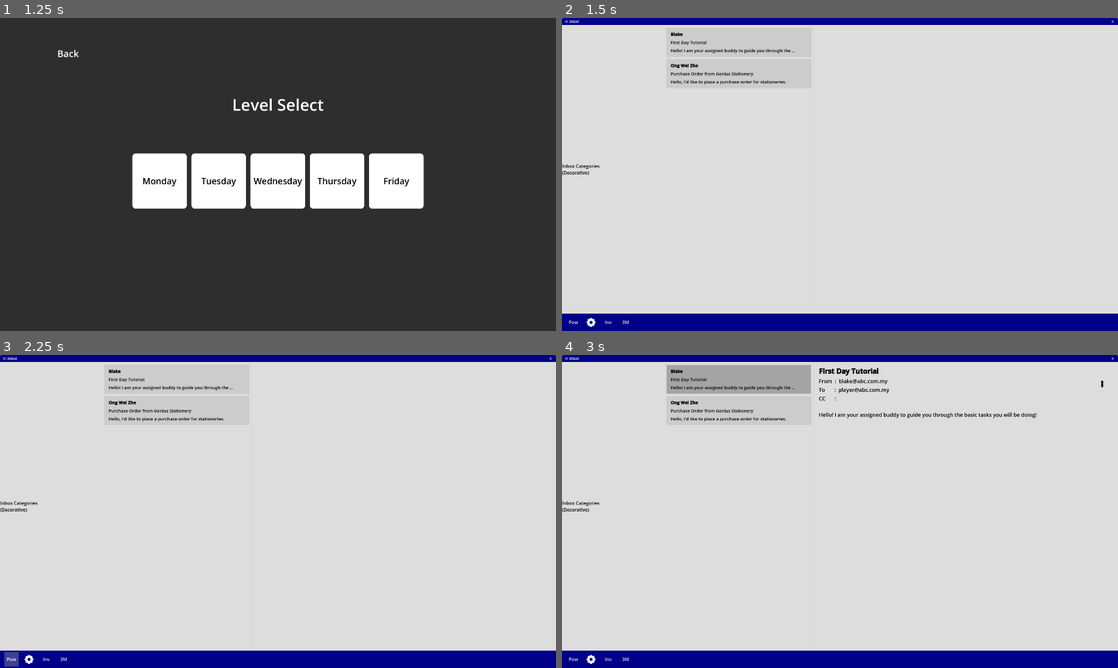
Above: before the commit, frames 1-4 (two rows, left to right).
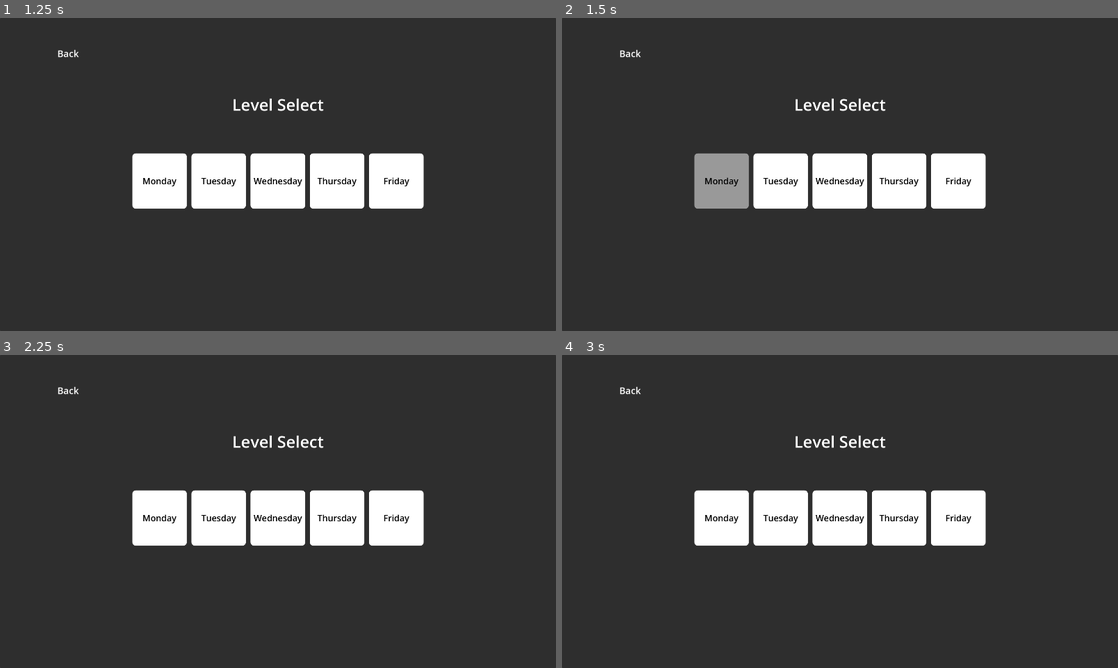
Above: after the commit, the same moments.

Repository: Wong-Kai-Lun/gamified-cybersecurity-awareness-training
Game: Godot game, scene res://game/main_menu/main_menu.tscn
The game is run twice, just before and just after one commit, with the same random seed, the same clock (stepped at 60 frames per second) and the same inputs.
Inputs (mouse positions are in pixels of both pictures, inside the frame that each line leads up to):
- Up to frame 1 (1.25 s): click "New Game" at 0.5 s
- Up to frame 2 (1.5 s): click "Monday" at 1.25 s
- Up to frame 3 (2.25 s): click (11, 658) at 2 s, where only the run before the commit has a clickable "Pow"
- Up to frame 4 (3 s): click (739, 380) at 2.77 s

Frame 1 is identical in both runs. In frame 2, 100% of the frame differs, in the area x 0-100%, y 0-100%; in frame 3, 100%; in frame 4, 100%.

Commit message:
Update on File & Inventory System

Diff:
--- a/godot/game/main_game/desktop.gd
+++ b/godot/game/main_game/desktop.gd
@@ -4,9 +4,11 @@
 @onready var canvas_layer = $CanvasLayer
 @onready var email_client_scene: PackedScene = preload("res://game/main_game/programs/email_client/email_client.tscn")
 @onready var settings_scene: PackedScene = preload("res://game/main_game/programs/settings/settings.tscn")
+@onready var inventory_scene: PackedScene = preload("res://game/main_game/programs/inventory/inventory.tscn")
 
 @onready var email_client = email_client_scene.instantiate()
 @onready var settings = settings_scene.instantiate()
+@onready var inventory = inventory_scene.instantiate()
 
 # Called when the node enters the scene tree for the first time.
 func _ready() -> void:
@@ -14,6 +16,9 @@
 
 	canvas_layer.add_child(settings)
 	settings.hide()
+
+	canvas_layer.add_child(inventory)
+	inventory.hide()
 
 
 # Called every frame. 'delta' is the elapsed time since the previous frame.
@@ -32,3 +37,9 @@
 	if email_client.visible:
 		return
 	email_client.show()
+
+
+func _on_inventory_pressed() -> void:
+	if inventory.visible:
+		return
+	inventory.show()
--- a/godot/game/main_game/desktop.tscn
+++ b/godot/game/main_game/desktop.tscn
@@ -1,7 +1,8 @@
-[gd_scene load_steps=12 format=3 uid="uid://d0ag6c742vmi1"]
+[gd_scene load_steps=14 format=3 uid="uid://d0ag6c742vmi1"]
 
 [ext_resource type="Texture2D" uid="uid://cqw41ovssu3t3" path="res://img/desktop_bg.jpg" id="1_nvliw"]
 [ext_resource type="Script" path="res://game/main_game/desktop.gd" id="1_v1sjp"]
+[ext_resource type="Texture2D" uid="uid://btsol5dcm77b4" path="res://img/pause_icon.png" id="3_0oaxt"]
 [ext_resource type="Texture2D" uid="uid://bg5mv1f75hk1j" path="res://img/gear_icon.png" id="4_s03b3"]
 
 [sub_resource type="StyleBoxTexture" id="StyleBoxTexture_oeun7"]
@@ -27,6 +28,9 @@
 corner_radius_bottom_left = 2
 
 [sub_resource type="StyleBoxEmpty" id="StyleBoxEmpty_ba4hm"]
+
+[sub_resource type="StyleBoxTexture" id="StyleBoxTexture_v6l4c"]
+texture = ExtResource("3_0oaxt")
 
 [sub_resource type="StyleBoxEmpty" id="StyleBoxEmpty_t23we"]
 
@@ -82,7 +86,24 @@
 theme_override_styles/hover = SubResource("StyleBoxFlat_sp0o1")
 theme_override_styles/pressed = SubResource("StyleBoxFlat_apx54")
 theme_override_styles/normal = SubResource("StyleBoxEmpty_ba4hm")
-text = "Pow"
+
+[node name="MarginContainer" type="MarginContainer" parent="DesktopBG/Desktop/Taskbar/MarginContainer/TaskbarHBC/Power"]
+layout_mode = 1
+anchors_preset = 15
+anchor_right = 1.0
+anchor_bottom = 1.0
+grow_horizontal = 2
+grow_vertical = 2
+mouse_filter = 2
+theme_override_constants/margin_left = 10
+theme_override_constants/margin_top = 10
+theme_override_constants/margin_right = 10
+theme_override_constants/margin_bottom = 10
+
+[node name="PauseIcon" type="Panel" parent="DesktopBG/Desktop/Taskbar/MarginContainer/TaskbarHBC/Power/MarginContainer"]
+layout_mode = 2
+mouse_filter = 2
+theme_override_styles/panel = SubResource("StyleBoxTexture_v6l4c")
 
 [node name="Settings" type="Button" parent="DesktopBG/Desktop/Taskbar/MarginContainer/TaskbarHBC"]
 custom_minimum_size = Vector2(50, 50)
@@ -131,4 +152,5 @@
 [node name="CanvasLayer" type="CanvasLayer" parent="."]
 
 [connection signal="pressed" from="DesktopBG/Desktop/Taskbar/MarginContainer/TaskbarHBC/Settings" to="." method="_on_settings_pressed"]
+[connection signal="pressed" from="DesktopBG/Desktop/Taskbar/MarginContainer/TaskbarHBC/Inventory" to="." method="_on_inventory_pressed"]
 [connection signal="pressed" from="DesktopBG/Desktop/Taskbar/MarginContainer/TaskbarHBC/3Mail" to="." method="_on_3mail_pressed"]
--- a/godot/game/main_game/programs/email_client/email_body/email_body_base.tscn
+++ b/godot/game/main_game/programs/email_client/email_body/email_body_base.tscn
@@ -6,6 +6,8 @@
 [sub_resource type="StyleBoxFlat" id="StyleBoxFlat_lhqjc"]
 bg_color = Color(0.866667, 0.866667, 0.866667, 1)
 border_color = Color(0, 0, 0, 1)
+
+[sub_resource type="StyleBoxEmpty" id="StyleBoxEmpty_u625m"]
 
 [sub_resource type="FontVariation" id="FontVariation_3y327"]
 base_font = ExtResource("2_yim63")
@@ -82,6 +84,7 @@
 focus_mode = 2
 theme_override_colors/default_color = Color(0, 0, 0, 1)
 theme_override_font_sizes/normal_font_size = 18
+theme_override_styles/focus = SubResource("StyleBoxEmpty_u625m")
 fit_content = true
 selection_enabled = true
 drag_and_drop_selection_enabled = false
@@ -110,6 +113,7 @@
 focus_mode = 2
 theme_override_colors/default_color = Color(0, 0, 0, 1)
 theme_override_font_sizes/normal_font_size = 18
+theme_override_styles/focus = SubResource("StyleBoxEmpty_u625m")
 fit_content = true
 selection_enabled = true
 drag_and_drop_selection_enabled = false
@@ -138,6 +142,7 @@
 focus_mode = 2
 theme_override_colors/default_color = Color(0, 0, 0, 1)
 theme_override_font_sizes/normal_font_size = 18
+theme_override_styles/focus = SubResource("StyleBoxEmpty_u625m")
 fit_content = true
 selection_enabled = true
 drag_and_drop_selection_enabled = false
--- /dev/null
+++ b/godot/game/main_game/programs/email_client/inbound/download_container.tscn
@@ -0,0 +1,35 @@
+[gd_scene load_steps=5 format=3 uid="uid://dee83v0r73n3y"]
+
+[ext_resource type="PackedScene" uid="uid://c2nqg7wkytt1g" path="res://game/main_game/programs/common/file.tscn" id="1_5fmy2"]
+
+[sub_resource type="StyleBoxEmpty" id="StyleBoxEmpty_2a1u1"]
+
+[sub_resource type="StyleBoxEmpty" id="StyleBoxEmpty_ii673"]
+
+[sub_resource type="StyleBoxEmpty" id="StyleBoxEmpty_s5tnh"]
+
+[node name="DownloadContainer" type="Control"]
+custom_minimum_size = Vector2(150, 150)
+layout_mode = 3
+anchors_preset = 0
+offset_right = 100.0
+offset_bottom = 100.0
+
+[node name="FileContainer" type="PanelContainer" parent="."]
+layout_mode = 1
+anchors_preset = 15
+anchor_right = 1.0
+anchor_bottom = 1.0
+grow_horizontal = 2
+grow_vertical = 2
+theme_override_styles/panel = SubResource("StyleBoxEmpty_2a1u1")
+
+[node name="File" parent="FileContainer" instance=ExtResource("1_5fmy2")]
+layout_mode = 2
+
+[node name="MenuButton" type="MenuButton" parent="FileContainer"]
+layout_mode = 2
+theme_override_styles/focus = SubResource("StyleBoxEmpty_ii673")
+theme_override_styles/normal = SubResource("StyleBoxEmpty_s5tnh")
+item_count = 1
+popup/item_0/text = "Download"
--- a/godot/game/main_game/programs/email_client/inbound/inbound_file_container.tscn
+++ b/godot/game/main_game/programs/email_client/inbound/inbound_file_container.tscn
@@ -1,17 +1,13 @@
 [gd_scene load_steps=2 format=3 uid="uid://bgmb6acobtvn1"]
 
-[ext_resource type="PackedScene" uid="uid://c2nqg7wkytt1g" path="res://game/main_game/programs/inventory/file_inventory.tscn" id="1_2uhmb"]
+[ext_resource type="PackedScene" uid="uid://dee83v0r73n3y" path="res://game/main_game/programs/email_client/inbound/download_container.tscn" id="1_qrwm1"]
 
 [node name="InboundFileContainer" type="Control"]
-custom_minimum_size = Vector2(0, 140)
+custom_minimum_size = Vector2(0, 200)
 layout_mode = 3
-anchors_preset = 15
+anchors_preset = 10
 anchor_right = 1.0
-anchor_bottom = 1.0
-offset_right = -1190.0
-offset_bottom = -892.0
 grow_horizontal = 2
-grow_vertical = 2
 size_flags_horizontal = 3
 size_flags_vertical = 3
 
@@ -32,8 +28,8 @@
 size_flags_vertical = 4
 theme_override_constants/h_separation = 8
 
-[node name="File" parent="MarginContainer/HFlowContainer" instance=ExtResource("1_2uhmb")]
+[node name="DownloadContainer" parent="MarginContainer/HFlowContainer" instance=ExtResource("1_qrwm1")]
 layout_mode = 2
 
-[node name="File2" parent="MarginContainer/HFlowContainer" instance=ExtResource("1_2uhmb")]
+[node name="DownloadContainer2" parent="MarginContainer/HFlowContainer" instance=ExtResource("1_qrwm1")]
 layout_mode = 2
--- a/godot/game/main_game/programs/inventory/inventory.tscn
+++ b/godot/game/main_game/programs/inventory/inventory.tscn
@@ -1,7 +1,7 @@
 [gd_scene load_steps=4 format=3 uid="uid://bcfq6thcskfvh"]
 
 [ext_resource type="PackedScene" uid="uid://2g3m0pmsw2tv" path="res://game/main_game/programs/common/base.tscn" id="1_bgldn"]
-[ext_resource type="PackedScene" uid="uid://c2nqg7wkytt1g" path="res://game/main_game/programs/inventory/file_inventory.tscn" id="2_ueieb"]
+[ext_resource type="PackedScene" uid="uid://c2nqg7wkytt1g" path="res://game/main_game/programs/common/file.tscn" id="2_ueieb"]
 
 [sub_resource type="StyleBoxFlat" id="StyleBoxFlat_6yghm"]
 bg_color = Color(1, 1, 1, 0)
Not shown: 2 places in godot/game/main_game/programs/common/file.tscn that only renumber resources
Not shown: 1 places in godot/game/main_game/programs/email_client/email_body/email_body_base.tscn that only renumber resources
